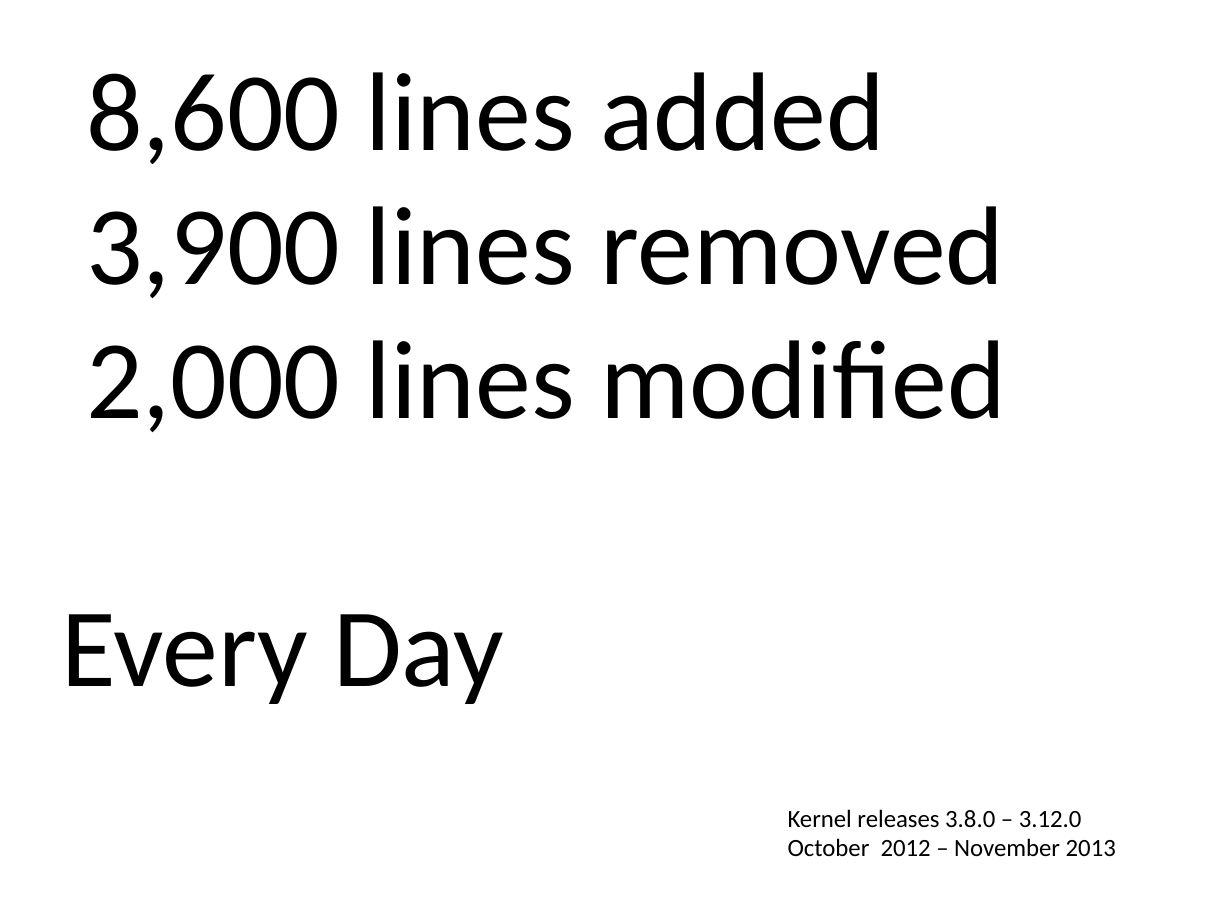
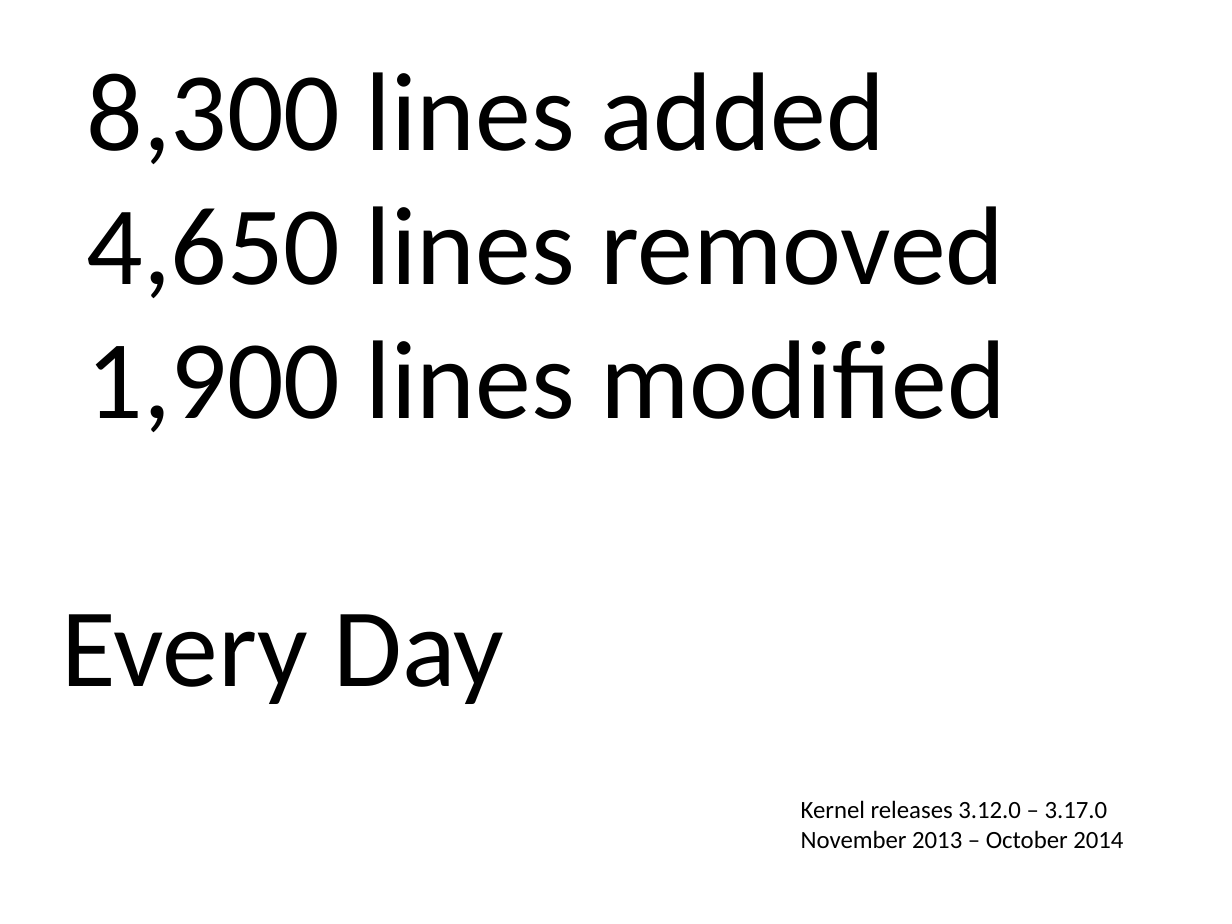
Before and after one commit to gregkh/kernel-development, a slide deck: slide 5 of lf_kernel-development.odp. Drawn at 1232x924 pixels with LibreOffice and Linux fonts; fonts in the diff are those of the drawing; background and template pictures are left out. Boxes give left, top, right and bottom in pixels: in the first picture for what was removed or moved away, otherwise in the second. Text is boxed around its words. In the diff, an @@ line names an element or a change of style, - is before the commit and + after.

Commit message:
updates

```diff
--- a/lf_kernel-development.odp
+++ b/lf_kernel-development.odp
@@ text at [86,72,1006,432]: text changed @@
-8,600 lines added
-3,900 lines removed
-2,000 lines modified
+8,300 lines added
+4,650 lines removed
+1,900 lines modified
@@ text at [801,800,1123,848]: text changed @@
-Kernel releases 3.8.0 – 3.12.0
-October 2012 – November 2013
+Kernel releases 3.12.0 – 3.17.0
+November 2013 – October 2014
```
Also in this commit, not shown: 13 other slides changed, 2 slides added.
